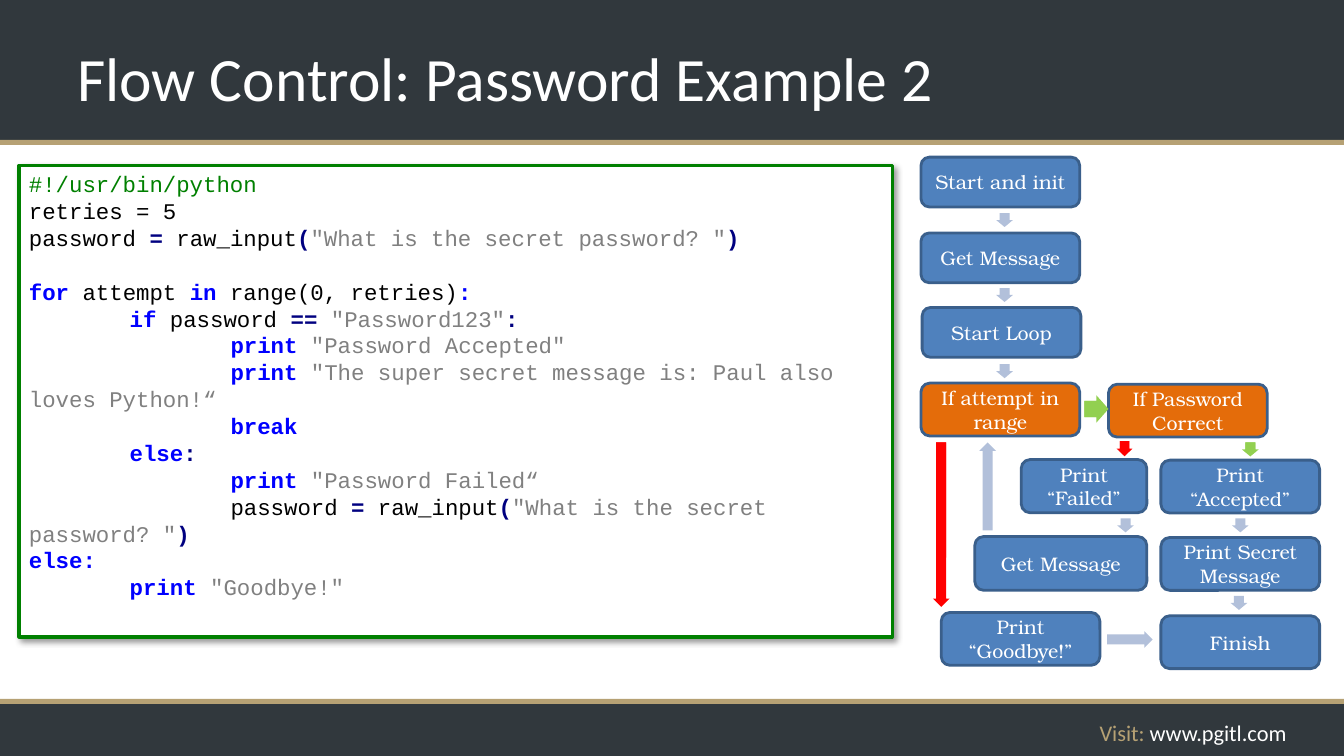
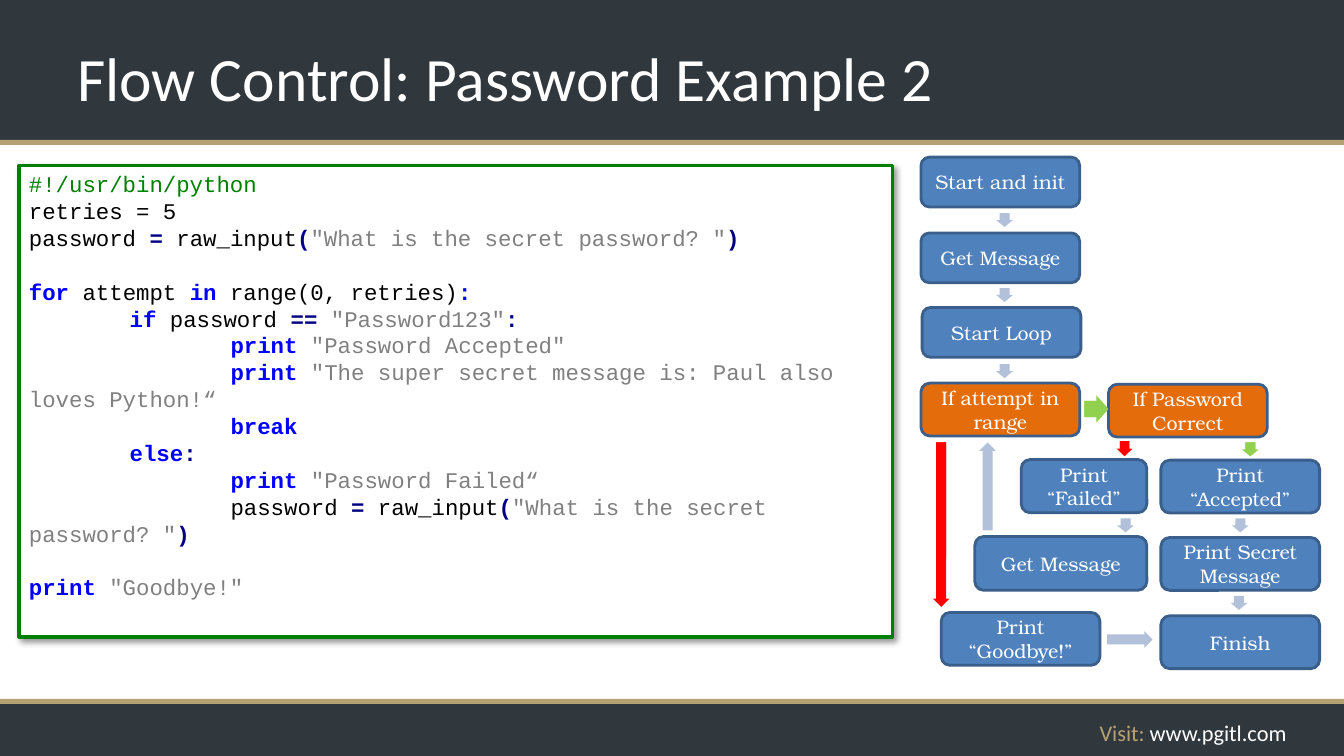
Before and after one commit to rikkouri/project-a, a slide deck: slide 101 of Programming Foundations.pptx. Drawn at 1344x756 pixels with LibreOffice and Linux fonts; fonts in the diff are those of the drawing; background and template pictures are left out. Boxes give left, top, right and bottom in pixels: in the first picture for what was removed or moved away, otherwise in the second. Text is boxed around its words. In the diff, an @@ line names an element or a change of style, - is before the commit and + after.

Commit message:
Added whiteboard screenie and bad/good code examples

```diff
--- a/Programming Foundations.pptx
+++ b/Programming Foundations.pptx
@@ text in rectangle at [29,552,96,569]: paragraph removed @@
-else:
```
Also in this commit, not shown: 6 other slides changed, 4 slides added, 2 slides removed.
